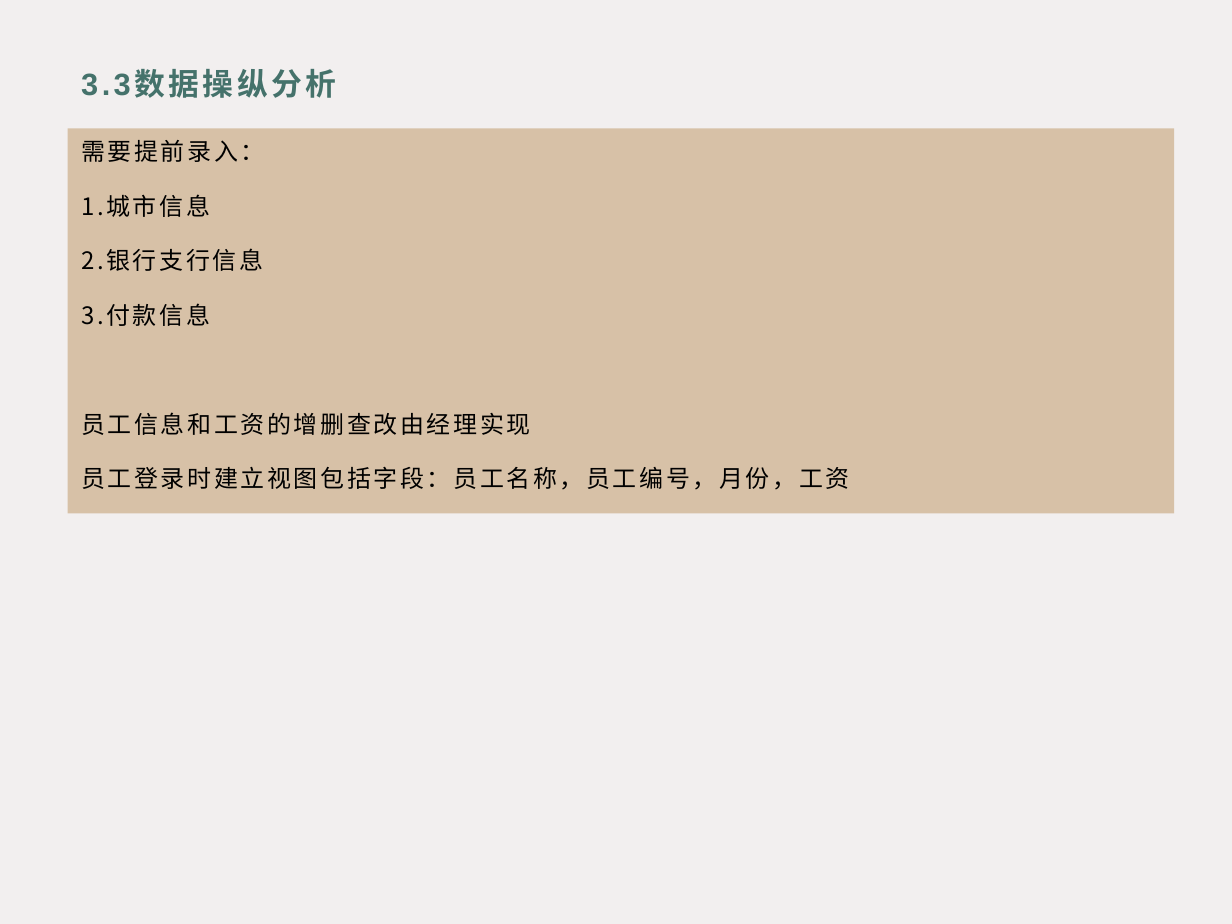
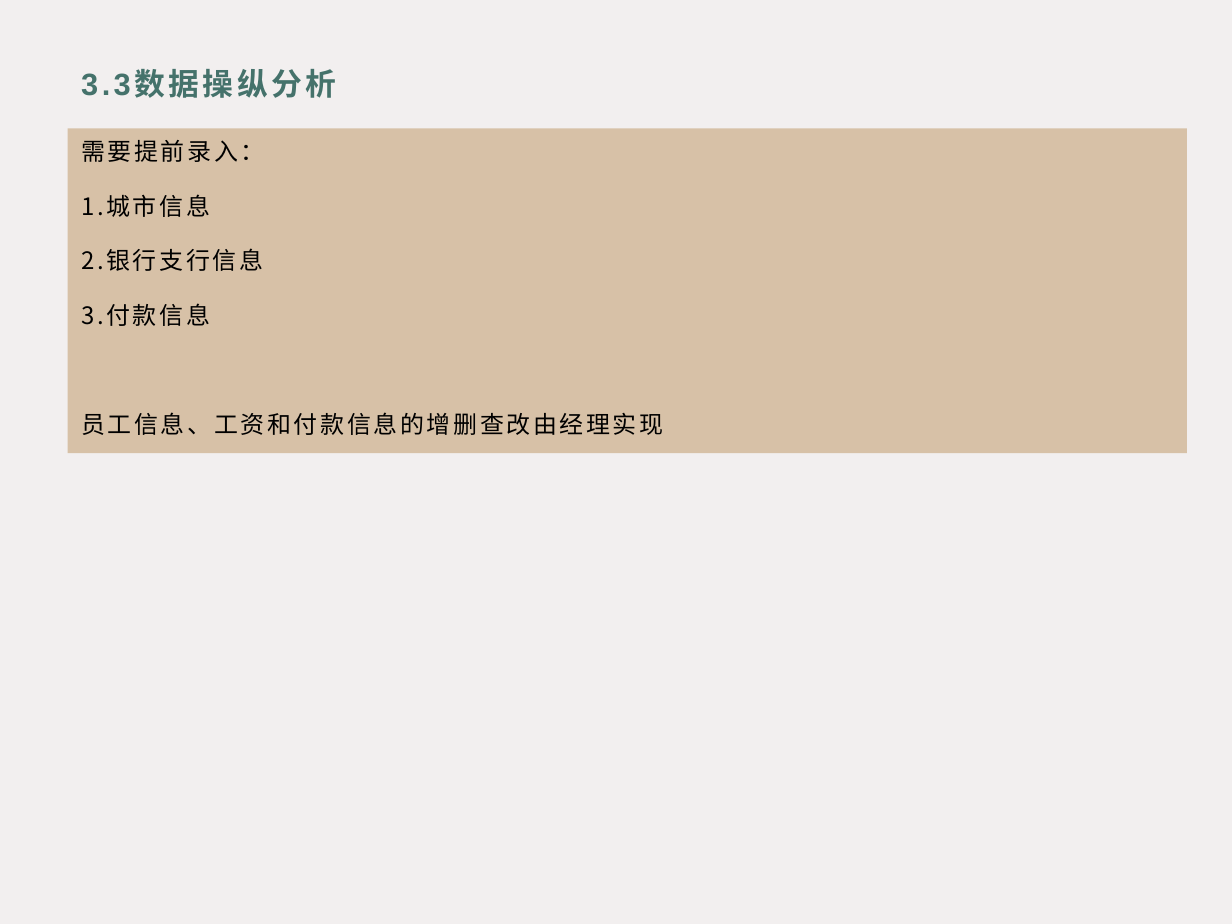
Before and after one commit to LibraLY/RunTangDBA, a slide deck: slide 8 of 大作业.pptx. Drawn at 1232x924 pixels with LibreOffice and Linux fonts; fonts in the diff are those of the drawing. Boxes give left, top, right and bottom in pixels: in the first picture for what was removed or moved away, otherwise in the second. Text is boxed around its words. In the diff, an @@ line names an element or a change of style, - is before the commit and + after.

```diff
--- a/大作业.pptx
+++ b/大作业.pptx
@@ text "需要提前录入：": place and size @@
-text "需要提前录入：" at (68, 128, 1174, 514)
+text "需要提前录入：" at (68, 128, 1188, 453)
@@ text at (81, 412, 663, 435): text changed @@
-员工信息和工资的增删查改由经理实现
-员工登录时建立视图包括字段：员工名称，员工编号，月份，工资
+员工信息、工资和付款信息的增删查改由经理实现
```
Also in this commit, not shown: 3 other slides changed, 5 other files.
